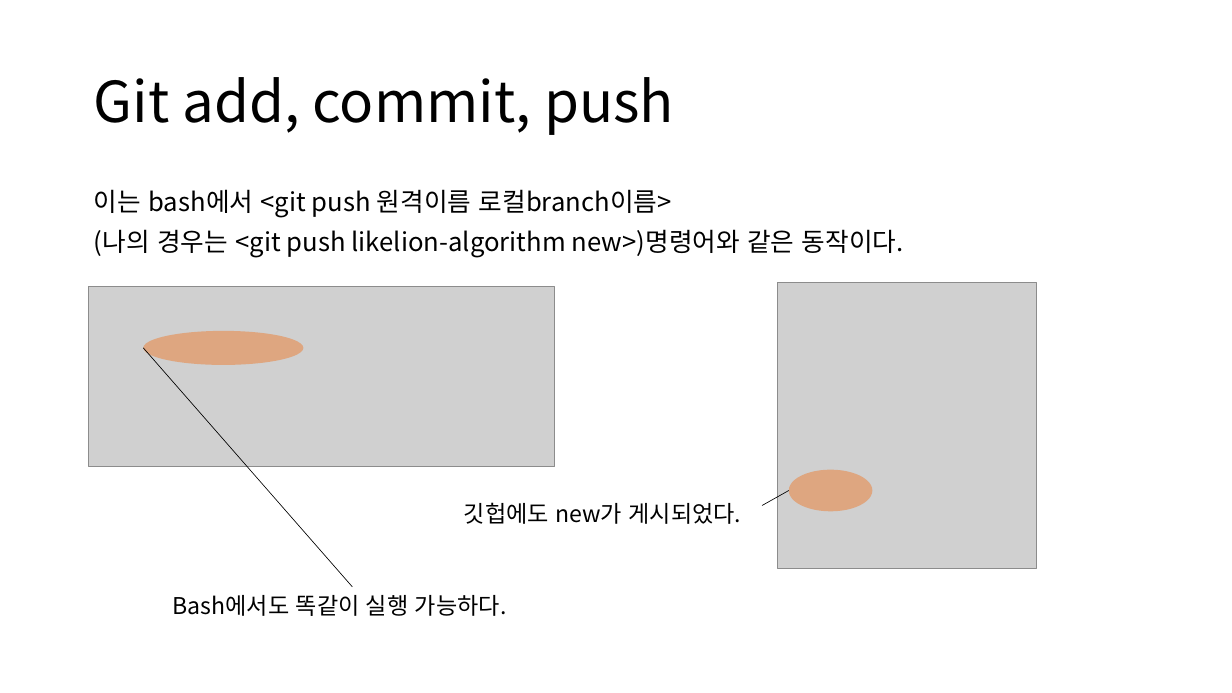
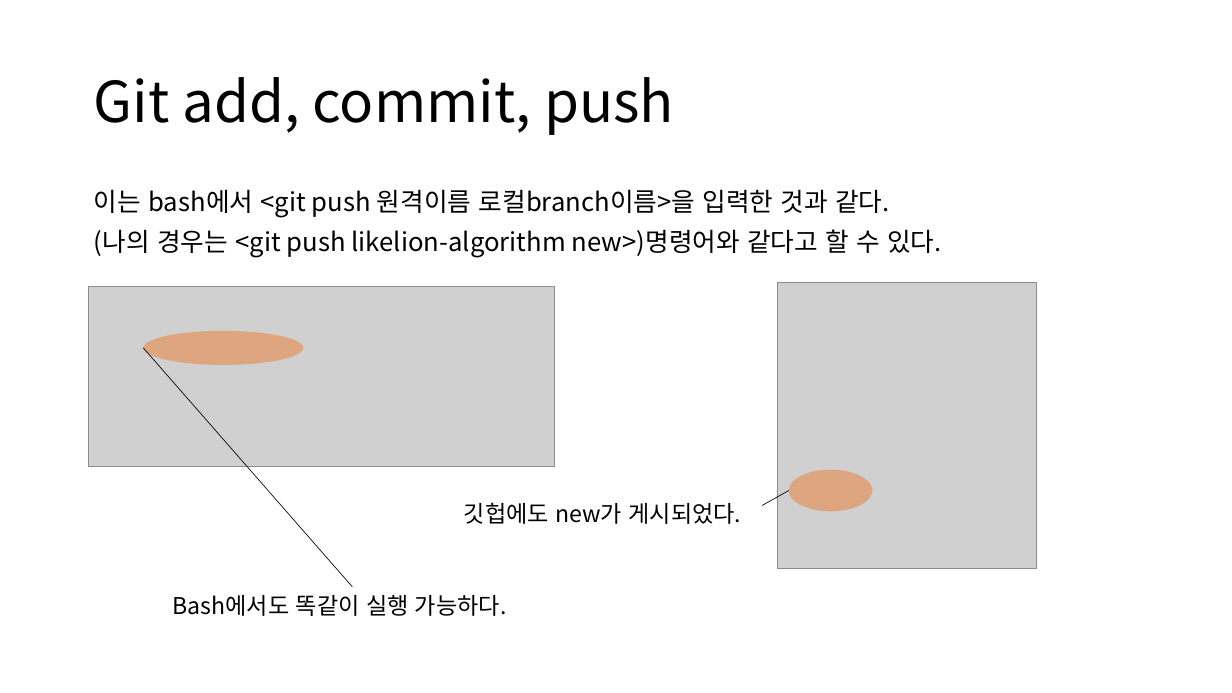
Before and after one commit to Likelion-Algorithm/AlgoStudy, a slide deck: slide 29 of 깃 사용법 정리.pptx. Drawn at 1232x693 pixels with LibreOffice and Linux fonts; fonts in the diff are those of the drawing; grey boxes stand for pictures. Boxes give left, top, right and bottom in pixels: in the first picture for what was removed or moved away, otherwise in the second. Text is boxed around its words. In the diff, an @@ line names an element or a change of style, - is before the commit and + after.

```diff
--- a/깃 사용법 정리.pptx
+++ b/깃 사용법 정리.pptx
@@ text at bbox=[94, 189, 942, 258]: text changed @@
-이는 bash에서 <git push 원격이름 로컬branch이름>
-(나의 경우는 <git push likelion-algorithm new>)명령어와 같은 동작이다.
+이는 bash에서 <git push 원격이름 로컬branch이름>을 입력한 것과 같다.
+(나의 경우는 <git push likelion-algorithm new>)명령어와 같다고 할 수 있다.
```
Also in this commit, not shown: 11 other slides changed.
